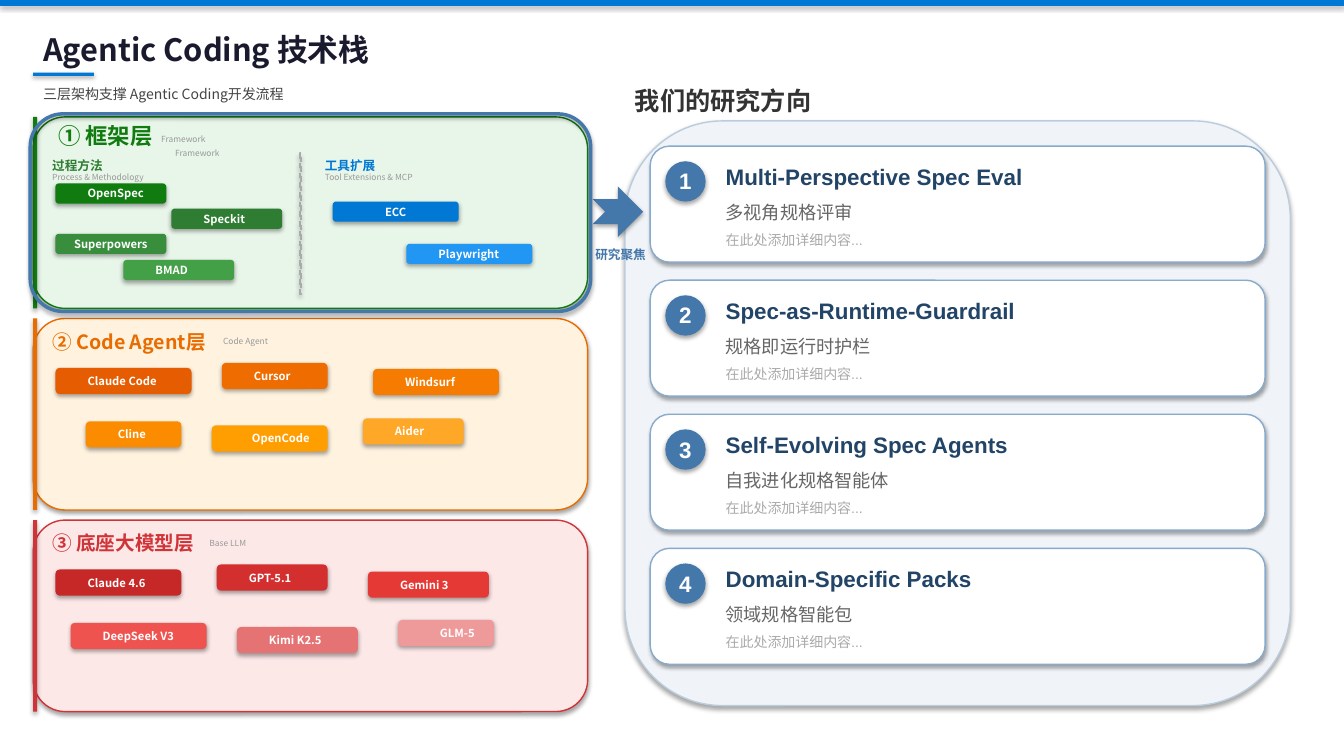
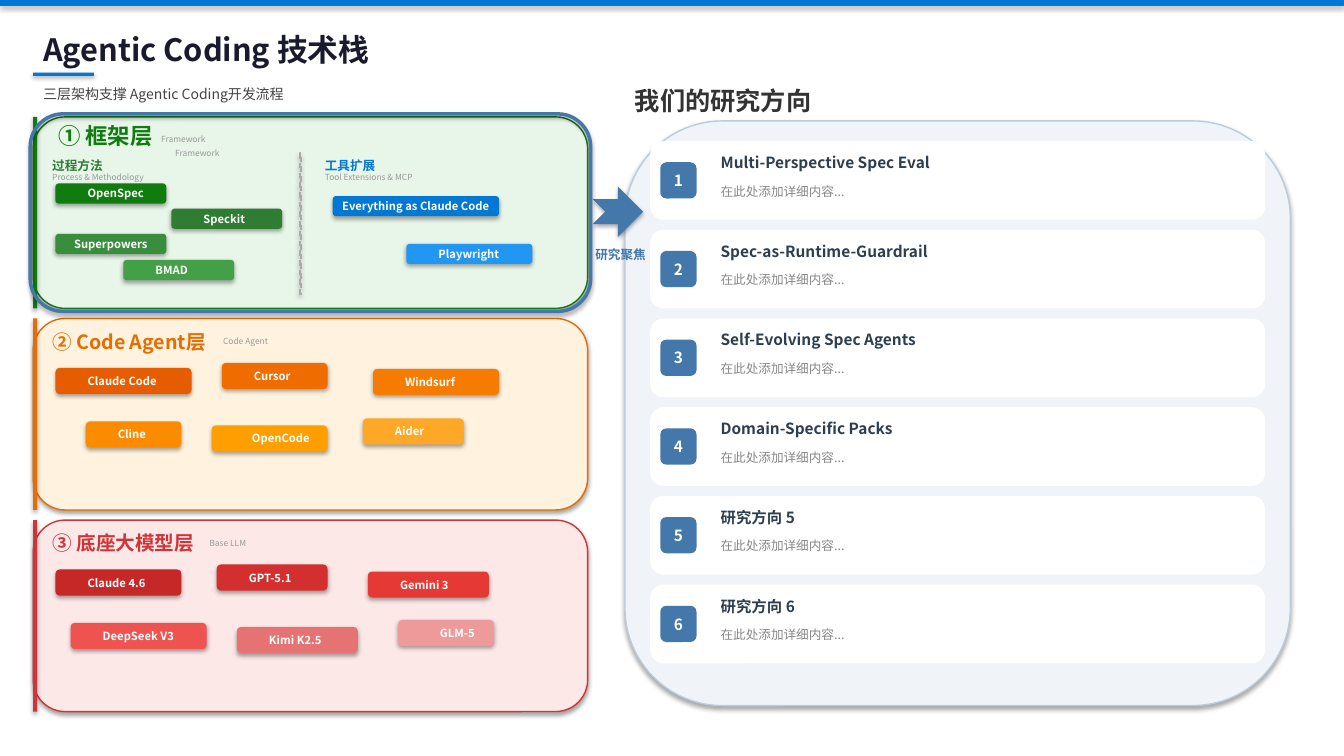
Before and after one commit to ZhifeiDou/OpenSpec_Modify, a slide deck: slide 8 of OpenSpec_技术研究汇报_精简版_update.pptx. Drawn at 1344x756 pixels with LibreOffice and Linux fonts; fonts in the diff are those of the drawing; background and template pictures are left out. Boxes give left, top, right and bottom in pixels: in the first picture for what was removed or moved away, otherwise in the second. Text is boxed around its words. In the diff, an @@ line names an element or a change of style, - is before the commit and + after.

```diff
--- a/OpenSpec_技术研究汇报_精简版_update.pptx
+++ b/OpenSpec_技术研究汇报_精简版_update.pptx
@@ rounded rectangle: place and size @@
-rounded rectangle at bbox=[650, 146, 1265, 262]
+rounded rectangle at bbox=[650, 141, 1265, 220]
@@ text "Multi-Perspective Spec Eval": place and size @@
-text "Multi-Perspective Spec Eval" at bbox=[726, 168, 1022, 190]
+text "Multi-Perspective Spec Eval" at bbox=[721, 155, 930, 172]
@@ rounded rectangle "1": place and size @@
-rounded rectangle "1" at bbox=[665, 161, 706, 202]
+rounded rectangle "1" at bbox=[660, 162, 697, 199]
@@ text "在此处添加详细内容...": place and size @@
-text "在此处添加详细内容..." at bbox=[726, 233, 863, 246]
+text "在此处添加详细内容..." at bbox=[721, 185, 845, 197]
@@ rounded rectangle removed at bbox=[333, 202, 459, 222] @@
-ECC
@@ rounded rectangle added at bbox=[333, 197, 499, 217], fill #0078D4, 8 pt, text #FFFFFF, bold @@
+Everything as Claude Code
@@ text removed at bbox=[726, 203, 853, 221] @@
-多视角规格评审
@@ rounded rectangle added at bbox=[650, 230, 1265, 309], fill #FFFFFF @@
@@ text "Spec-as-Runtime-Guardrail": place and size @@
-text "Spec-as-Runtime-Guardrail" at bbox=[726, 302, 1015, 324]
+text "Spec-as-Runtime-Guardrail" at bbox=[721, 244, 928, 261]
@@ rounded rectangle "2": place and size @@
-rounded rectangle "2" at bbox=[665, 295, 706, 336]
+rounded rectangle "2" at bbox=[660, 251, 697, 287]
@@ text added at bbox=[721, 273, 845, 285], 9 pt, text #888888 @@
+在此处添加详细内容...
@@ rounded rectangle: place and size @@
-rounded rectangle at bbox=[650, 280, 1265, 396]
+rounded rectangle at bbox=[650, 319, 1265, 397]
@@ text "Self-Evolving Spec Agents": place and size @@
-text "Self-Evolving Spec Agents" at bbox=[726, 436, 1008, 458]
+text "Self-Evolving Spec Agents" at bbox=[721, 332, 916, 349]
@@ rounded rectangle "3": place and size @@
-rounded rectangle "3" at bbox=[665, 430, 706, 470]
+rounded rectangle "3" at bbox=[660, 340, 697, 376]
@@ text removed at bbox=[726, 337, 871, 355] @@
-规格即运行时护栏
@@ outline #88AACC 1 pt to none; shadow off in 4 elements at bbox=[650, 585, 1265, 663], bbox=[650, 319, 1265, 397], bbox=[650, 141, 1265, 220], bbox=[650, 407, 1265, 486] @@
@@ rounded rectangle: place and size @@
-rounded rectangle at bbox=[650, 414, 1265, 530]
+rounded rectangle at bbox=[650, 407, 1265, 486]
@@ size 16 to 11 pt, font Arial to Noto Sans CJK SC, text colour #224466 to #2C3E50 in 4 elements at bbox=[721, 155, 930, 172], bbox=[721, 244, 928, 261], bbox=[721, 332, 916, 349], bbox=[721, 421, 893, 438] @@
@@ text "Domain-Specific Packs": place and size @@
-text "Domain-Specific Packs" at bbox=[726, 570, 972, 592]
+text "Domain-Specific Packs" at bbox=[721, 421, 893, 438]
@@ size 16 to 11 pt, font Arial to Noto Sans CJK SC; ellipse to rounded rectangle; shadow off in 4 elements at bbox=[660, 162, 697, 199], bbox=[660, 251, 697, 287], bbox=[660, 340, 697, 376], bbox=[660, 429, 697, 465] @@
@@ rounded rectangle "4": place and size @@
-rounded rectangle "4" at bbox=[665, 564, 706, 604]
+rounded rectangle "4" at bbox=[660, 429, 697, 465]
@@ size 10 to 9 pt, font Arial to Noto Sans CJK SC, text colour #AAAAAA to #888888 in 4 elements at bbox=[721, 628, 845, 640], bbox=[721, 362, 845, 374], bbox=[721, 185, 845, 197], bbox=[721, 451, 845, 463] @@
@@ text "在此处添加详细内容...": place and size @@
-text "在此处添加详细内容..." at bbox=[726, 501, 863, 514]
+text "在此处添加详细内容..." at bbox=[721, 451, 845, 463]
@@ text removed at bbox=[726, 471, 889, 489] @@
-自我进化规格智能体
@@ rounded rectangle added at bbox=[650, 496, 1265, 575], fill #FFFFFF @@
@@ rounded rectangle added at bbox=[660, 517, 697, 554], fill #4477AA, 11 pt, text #FFFFFF, bold @@
+5
@@ text added at bbox=[721, 510, 795, 525], 11 pt, text #2C3E50, bold @@
+研究方向 5
@@ text added at bbox=[721, 539, 845, 551], 9 pt, text #888888 @@
+在此处添加详细内容...
@@ rounded rectangle: place and size @@
-rounded rectangle at bbox=[650, 548, 1265, 664]
+rounded rectangle at bbox=[650, 585, 1265, 663]
@@ text added at bbox=[721, 599, 795, 614], 11 pt, text #2C3E50, bold @@
+研究方向 6
@@ rounded rectangle added at bbox=[660, 606, 697, 642], fill #4477AA, 11 pt, text #FFFFFF, bold @@
+6
@@ text "在此处添加详细内容...": place and size @@
-text "在此处添加详细内容..." at bbox=[726, 635, 863, 648]
+text "在此处添加详细内容..." at bbox=[721, 628, 845, 640]
@@ text removed at bbox=[726, 605, 853, 623] @@
-领域规格智能包
```
Also in this commit, not shown: 5 other slides changed.
